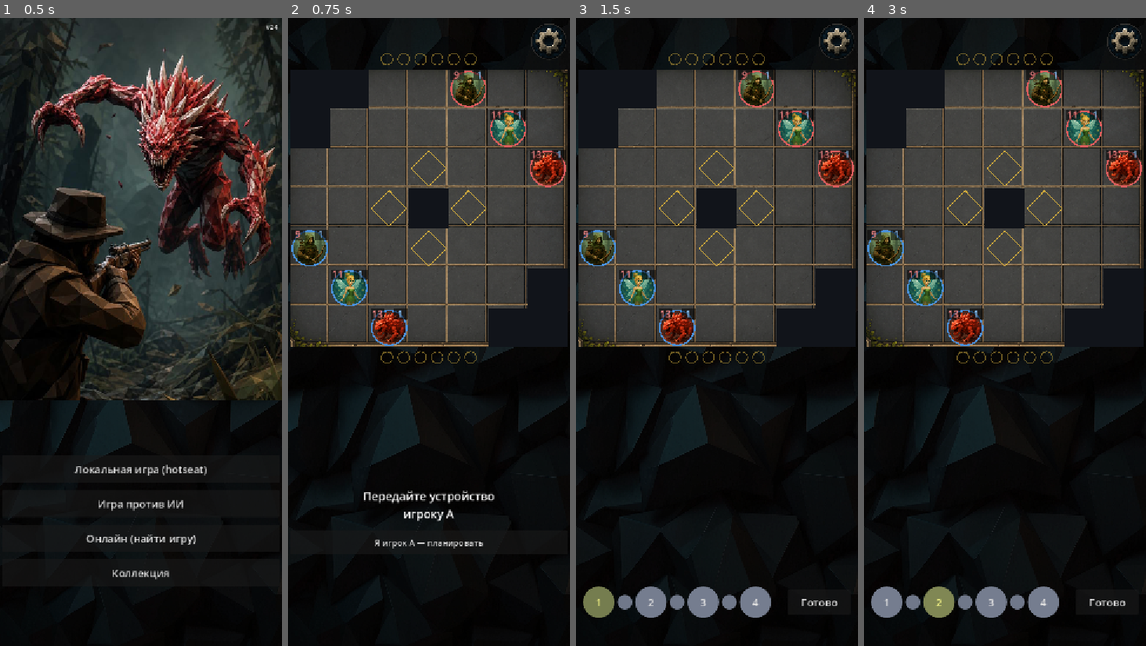
Above: before the commit, frames 1-4 (left to right).
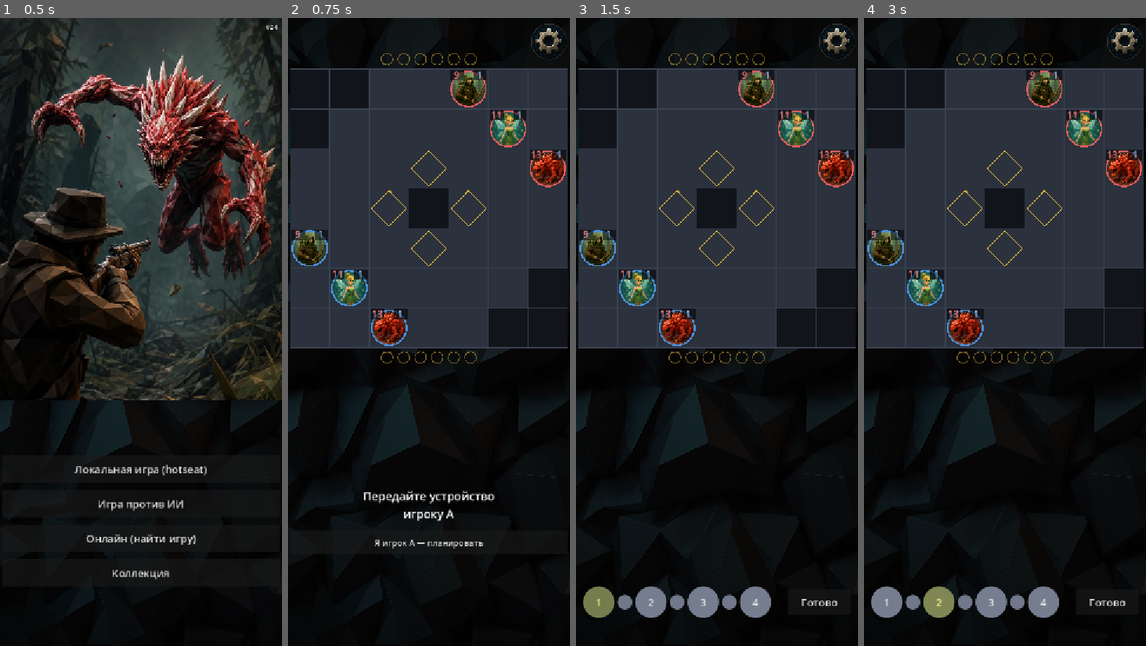
Above: after the commit, the same moments.

Repository: Suruks/warmarked
Game: Godot game, scene res://main.tscn
Two runs of this game, one before a commit and one after it. Both use one fixed random seed, a clock stepped at 60 frames per second and the inputs below.
Inputs:
- Up to frame 1 (0.5 s): no input
- Up to frame 2 (0.75 s): click "Локальная игра (hotseat)" at 0.5 s
- Up to frame 3 (1.5 s): click "Я игрок A — планировать" at 1.25 s
- Up to frame 4 (3 s): click "1" at 2 s; click "2" at 2.75 s

Frame 1 is identical in both runs. In frame 2, 14% of the frame differs, in the area x 0-100%, y 8-53%; in frame 3, 14%; in frame 4, 14%.

Commit message:
Revert "Render board from board.png instead of drawn primitives"
This reverts commit dffcb0db21051d275b8bc0f1bdff68c5a2ff1aa7.

Diff:
--- a/scripts/ui/board_view.gd
+++ b/scripts/ui/board_view.gd
@@ -17,15 +17,7 @@
 const DEFAULT_CELL := 76.0
 const PAD := 6
 
-# board.png: клетки идут с (57, 67), шаг 153px (в родных пикселях картинки). Рисуем ТОЛЬКО
-# область клеток (57,67)..(57+7*153, 67+7*153) растянутой на 7x7 сетку экрана — декоративная
-# рамка вокруг (лево 57 / право 44 / верх 67 / низ 34) не рисуется, чтобы не наезжать на полосы
-# очков, которые вплотную к доске. Стены и победные точки рисуются ПОВЕРХ (см. _draw).
-const BOARD_TEX_ORIGIN := Vector2(57, 67)
-const BOARD_TEX_CELL := 153.0
-
 var cell_size: float = DEFAULT_CELL   # клетка доски в пикселях; растёт/уменьшается под экран (Layout.recompute)
-var _board_tex: Texture2D
 
 const MOVE_DUR := 0.36
 const LUNGE_DUR := 0.32
@@ -76,7 +68,6 @@
 
 func _ready() -> void:
 	_font = ThemeDB.fallback_font
-	_board_tex = Icons.tex_opt("res://graphics/board.png")
 	custom_minimum_size = Vector2(cell_size * Consts.BOARD_W, cell_size * Consts.BOARD_H)
 	mouse_filter = Control.MOUSE_FILTER_STOP
 
@@ -371,24 +362,13 @@
 	if _font == null:
 		_font = ThemeDB.fallback_font
 	draw_rect(Rect2(Vector2.ZERO, custom_minimum_size), COL_BG)
-	if _board_tex != null:
-		# фон доски — картинкой: область клеток board.png растянута ровно на 7x7 сетку экрана.
-		var src := Rect2(BOARD_TEX_ORIGIN, Vector2(BOARD_TEX_CELL * Consts.BOARD_W, BOARD_TEX_CELL * Consts.BOARD_H))
-		var dst := Rect2(0, 0, cell_size * Consts.BOARD_W, cell_size * Consts.BOARD_H)
-		draw_texture_rect_region(_board_tex, dst, src)
-		# стены — поверх картинки (пустые клетки уже нарисованы ею)
-		for sy in Consts.BOARD_H:
-			for sx in Consts.BOARD_W:
-				if board.is_obstacle(_flip_cell(Vector2i(sx, sy))):
-					draw_rect(Rect2(sx * cell_size, sy * cell_size, cell_size, cell_size), COL_OBSTACLE)
-	else:
-		# запасной путь (картинка не загрузилась): прежняя отрисовка примитивами
-		for sy in Consts.BOARD_H:
-			for sx in Consts.BOARD_W:
-				var real := _flip_cell(Vector2i(sx, sy))
-				var rect := Rect2(sx * cell_size, sy * cell_size, cell_size, cell_size)
-				draw_rect(rect, COL_OBSTACLE if board.is_obstacle(real) else COL_CELL)
-				draw_rect(rect, COL_GRID, false, 1.0)
+	# грид: идём по экранным клеткам, содержимое берём из реальной клетки
+	for sy in Consts.BOARD_H:
+		for sx in Consts.BOARD_W:
+			var real := _flip_cell(Vector2i(sx, sy))
+			var rect := Rect2(sx * cell_size, sy * cell_size, cell_size, cell_size)
+			draw_rect(rect, COL_OBSTACLE if board.is_obstacle(real) else COL_CELL)
+			draw_rect(rect, COL_GRID, false, 1.0)
 	for cp in board.control_points:
 		var ctr := _scell(cp)
 		var r := cell_size * 0.5 - 4
